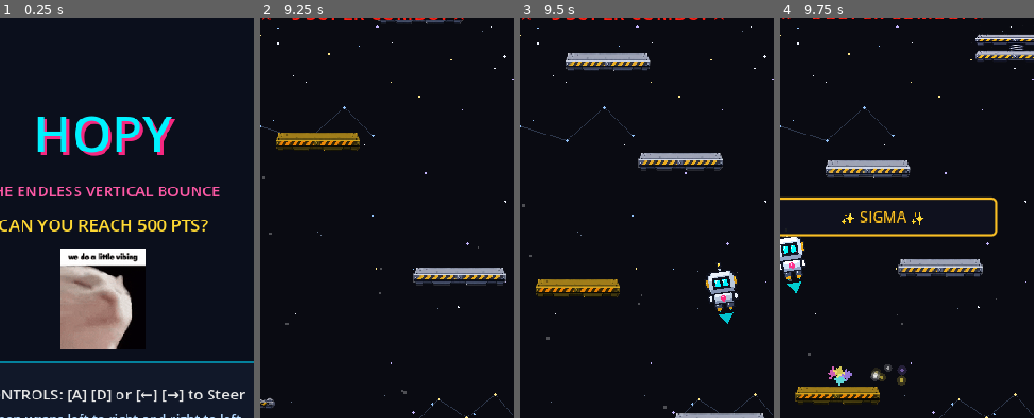
Above: before the commit, frames 1-4 (left to right).
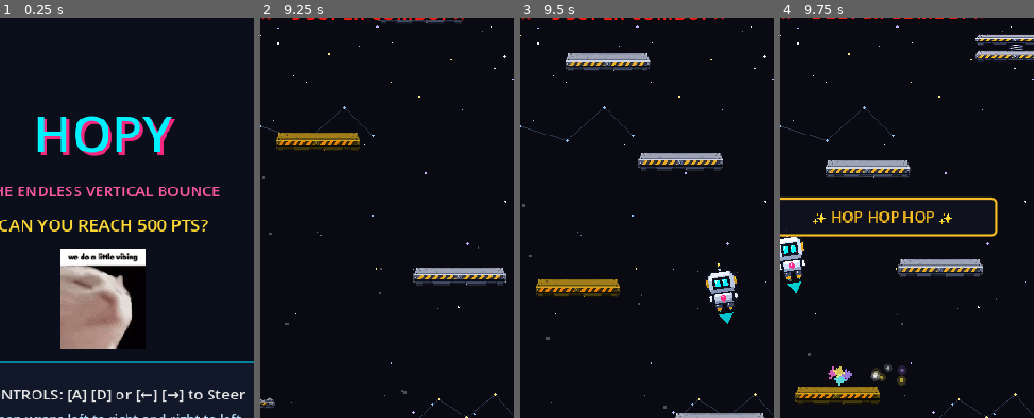
Above: after the commit, the same moments.

Repository: DevireddyNehal/Hopy
Game: Godot game, scene res://scenes/TitleScreen.tscn
Two runs of this game, one before a commit and one after it. Both use one fixed random seed, a clock stepped at 60 frames per second and the inputs below.
Inputs:
- Up to frame 1 (0.25 s): no input
- Up to frame 2 (9.25 s): click "START GAME" at 0.5 s; tap Enter at 1.25, 2.1, 3.6, 5.1, 6.6, 8.1 s; hold Right (ui_right) 1.28-2.03 s; hold Space (start_action) 1.28-2.03 s; hold Left (ui_left) 2.03-2.78 s; hold Space (start_action) 2.78-3.53 s; hold Right (ui_right) 2.78-4.28 s; hold Space (start_action) 4.28-5.03 s; hold Left (ui_left) 4.28-6.53 s; hold Space (start_action) 5.78-6.53 s; hold Right (ui_right) 6.53-8.78 s; hold Space (start_action) 7.28-8.03 s; hold Left (ui_left) from 8.78 s (still down); hold Space (start_action) from 8.78 s (still down)
- Up to frame 3 (9.5 s): keep holding Left (ui_left); keep holding Space (start_action)
- Up to frame 4 (9.75 s): keep holding Left (ui_left); release Space (start_action) at 9.53 s; tap Enter at 9.6 s
The pictures show only the part of the screen within x 30-80%, y 11-61%; the shares and areas given below are measured in that part.

Frames 1-3 are identical in both runs. In frame 4, 0.9% of the frame differs, in the area x 12-68%, y 48-52%.

Commit message:
feat: recurrent random modifiers every 500-gap with rich documentation

Diff:
--- a/data/meme_text.json
+++ b/data/meme_text.json
@@ -1,15 +1,13 @@
 [
-  "no cap",
-  "it's giving",
-  "rizz",
-  "skibidi",
+  "cap",
+  "go touch grass vro",
   "sheesh",
-  "cooked",
-  "based",
+  "your're cooked vro",
+  "really?",
   "sigma",
   "let him cook",
   "gigachad",
-  "ratio",
+  "get ratioed",
   "hop hop hop",
   "main character energy",
   "bro really did that"
--- a/scripts/game_state.gd
+++ b/scripts/game_state.gd
@@ -17,9 +17,54 @@
 
 var reached_500: bool = false
 var reached_1000: bool = false
-const INVERT_CONTROLS_THRESHOLD: int = 700 # Controls invert at 700 score (drunk effect 500 + 200)
-var reached_invert_controls: bool = false
 var is_game_active: bool = false
+
+# ==============================================================================
+# GAMEPLAY MODIFIER PIPELINE & PACING CONSTANTS
+# ==============================================================================
+# The game introduces its signature modifiers in a curated 2-phase sequence:
+#
+# Phase 1 — Curated Introduction (Strict Order):
+#   1. DRUNK_BUFF_THRESHOLD (500 pts):
+#      - 3-second non-intrusive warning countdown at top of HUD.
+#      - When the effect starts, plays the drunk audio quote ("that guy is drunk").
+#      - Activates full-screen liquid wavy nausea shader distortion & camera breathing roll.
+#      - Grants +10% vertical bounce boost with gentle steering sway.
+#      - Lasts for DRUNK_DURATION (8.0 seconds) then smoothly recovers.
+#
+#   2. INVERT_CONTROLS_THRESHOLD (700 pts = Drunk at 500 + 200 gap):
+#      - 3-second social credit siren warning countdown.
+#      - Reverses horizontal steering controls (Left <-> Right).
+#      - Lasts for INVERT_DURATION (5.0 seconds) with live countdown badge, then restores.
+#
+# Phase 2 — Recurrent Endless Modifiers (Dynamic 500-Point Gap):
+#   - After the first two ordered encounters (500 and 700), the game enters the endless loop.
+#   - Every 500-point score gap (1200, 1700, 2200, 2700, 3200...), a modifier is picked
+#     at random between Drunk Buff and Inverted Controls to keep high-score runs unpredictable.
+const DRUNK_BUFF_THRESHOLD: int = 500          # 1st modifier: Drunk Buff at 500 score
+const INVERT_CONTROLS_THRESHOLD: int = 700     # 2nd modifier: Inversion at 700 score (Drunk + 200)
+const RECURRENT_MODIFIER_GAP: int = 500        # Gap between subsequent random modifiers (500 pts)
+const FIRST_RECURRENT_SCORE: int = 1200        # First recurrent trigger: 700 + 500 = 1200
+
+const INVERT_DURATION: float = 5.0             # Duration of reversed controls challenge (seconds)
+const DRUNK_DURATION: float = 8.0              # Duration of drunk buff and screen nausea (seconds)
+
+var reached_drunk: bool = false                # Flag: initial score 500 drunk sequence fired
+var reached_invert_controls: bool = false      # Flag: initial score 700 invert sequence fired
+var next_random_modifier_score: int = FIRST_RECURRENT_SCORE # Score threshold for next random modifier
+
+var is_drunk: bool = false                     # True while drunk nausea & bounce boost are active
+var drunk_warning_active: bool = false         # True during the 3-second pre-drunk warning
+var are_controls_inverted: bool = false        # True while horizontal controls are reversed
+var controls_warning_active: bool = false      # True during the 3-second pre-inversion warning
+
+signal drunk_warning_started()                 # Fired when 3s drunk warning initiates
+signal drunk_activated()                       # Fired when drunk effect begins (plays audio & nausea)
+signal drunk_recovered()                       # Fired when drunk duration ends and recovers
+
+signal controls_inverted_warning_started()     # Fired when 3s inversion warning initiates
+signal controls_inverted()                     # Fired when controls invert for 5s
+signal controls_restored()                     # Fired when controls return to normal
 
 const BEST_SCORE_PATH: String = "user://best.txt"
 
@@ -33,20 +78,6 @@
 ]
 
 signal meme_triggered(meme_text: String)
-signal controls_inverted_warning_started()
-signal controls_inverted()
-signal controls_restored()
-
-const INVERT_DURATION: float = 5.0
-
-const DRUNK_DURATION: float = 8.0
-const DRUNK_BUFF_THRESHOLD: int = 500 # Drunk buff activates at 500 score
-var reached_drunk: bool = false
-var is_drunk: bool = false
-var drunk_warning_active: bool = false
-signal drunk_warning_started()
-signal drunk_activated()
-signal drunk_recovered()
 
 var sfx_bounce: AudioStream
 var sfx_rainbow: AudioStream
@@ -56,8 +87,6 @@
 var sfx_cat_laugh: AudioStream
 var sfx_falling_scream: AudioStream
 var sfx_drunk: AudioStream
-var are_controls_inverted: bool = false
-var controls_warning_active: bool = false
 var meme_list: Array = []
 
 func _ready() -> void:
@@ -314,12 +343,13 @@
 	color_scheme_index = 0
 	reached_500 = false
 	reached_1000 = false
+	reached_drunk = false
 	reached_invert_controls = false
+	next_random_modifier_score = FIRST_RECURRENT_SCORE
+	is_drunk = false
+	drunk_warning_active = false
 	are_controls_inverted = false
 	controls_warning_active = false
-	reached_drunk = false
-	is_drunk = false
-	drunk_warning_active = false
 	is_game_active = true
 	score_changed.emit(score)
 	combo_changed.emit(combo)
@@ -334,7 +364,7 @@
 		score = new_score
 		score_changed.emit(score)
 
-		# Check milestones
+		# --- Milestone Callouts & Fanfare ---
 		if score >= 500 and not reached_500:
 			reached_500 = true
 			milestone_reached.emit(500)
@@ -342,22 +372,54 @@
 			reached_1000 = true
 			milestone_reached.emit(1000)
 
-		# Inverted controls check (temporarily 500 for testing, revert to 1000 later)
+		# ======================================================================
+		# GAMEPLAY MODIFIER PIPELINE (Ordered Intro -> Recurrent 500-pt Loop)
+		# ======================================================================
+		# Phase 1: Fixed Curated Introduction
+		#   1st Modifier: Drunk Buff at 500 points (3s warning -> full-screen nausea + 10% jump)
+		if score >= DRUNK_BUFF_THRESHOLD and not reached_drunk:
+			reached_drunk = true
+			_trigger_drunk_sequence()
+
+		#   2nd Modifier: Inverted Controls at 700 points (Drunk at 500 + 200 gap)
 		if score >= INVERT_CONTROLS_THRESHOLD and not reached_invert_controls:
 			reached_invert_controls = true
 			_trigger_inverted_controls_sequence()
 
-		# Drunk buff check at 750 score (user request: give drunk buff when score is 750 with 3s warning)
-		if score >= DRUNK_BUFF_THRESHOLD and not reached_drunk:
-			reached_drunk = true
-			_trigger_drunk_sequence()
-
-		# Check color scheme transitions (every 250 points)
+		# Phase 2: Recurrent Endless Modifiers (Every 500-point gap after 700)
+		#   Triggers at 1200, 1700, 2200, 2700, 3200...
+		#   Randomly selects between Drunk Buff and Inverted Controls.
+		if reached_invert_controls and score >= next_random_modifier_score:
+			next_random_modifier_score += RECURRENT_MODIFIER_GAP
+			_trigger_random_modifier()
+
+		# --- Biome Background Palette Shifts (Every 250 points) ---
 		var new_scheme = mini(score / 250, COLOR_SCHEMES.size() - 1)
 		if new_scheme != color_scheme_index:
 			color_scheme_index = new_scheme
 			color_scheme_changed.emit(color_scheme_index)
 
+## Triggers a random modifier for endless gameplay progression.
+## Invoked every 500-point gap after the initial curated sequence (1200, 1700, 2200, etc.).
+## Includes guards to prevent clashing overlays if an effect or warning is currently active.
+func _trigger_random_modifier() -> void:
+	if not is_game_active:
+		return
+
+	# Safety check: avoid overlapping modifiers if player is already dealing with one
+	if is_drunk or are_controls_inverted or drunk_warning_active or controls_warning_active:
+		return
+
+	# 50/50 roll between Drunk Buff and Inverted Controls
+	if randf() < 0.5:
+		_trigger_drunk_sequence()
+	else:
+		_trigger_inverted_controls_sequence()
+
+## Initiates the Inverted Controls challenge sequence:
+## 1. 3-second non-intrusive warning with social credit sound and countdown badge.
+## 2. Horizontal steer controls invert (Left <-> Right) for exactly INVERT_DURATION (5.0s).
+## 3. Emits controls_restored() once the challenge completes to return steering to normal.
 func _trigger_inverted_controls_sequence() -> void:
 	controls_warning_active = true
 	play_social_credit()
@@ -369,7 +431,7 @@
 			controls_warning_active = false
 			controls_inverted.emit()
 
-			# User request: inverted controls lasts for 5 seconds, then restores
+			# Challenge lasts for exactly INVERT_DURATION (5.0 seconds), then restores normal steering
 			var restore_timer = get_tree().create_timer(INVERT_DURATION)
 			restore_timer.timeout.connect(func():
 				if is_game_active and are_controls_inverted:
@@ -378,6 +440,12 @@
 			)
 	)
 
+## Initiates the Drunk Buff challenge sequence:
+## 1. 3-second non-intrusive warning with live indicator at the top of the HUD.
+## 2. ONLY when the effect actually activates: plays the drunk audio ("that guy is drunk"),
+##    turns on the full-screen liquid wavy nausea shader and wobbly camera breathing roll,
+##    and applies the +10% vertical bounce boost.
+## 3. Lasts for DRUNK_DURATION (8.0s), after which it recovers cleanly and emits drunk_recovered().
 func _trigger_drunk_sequence() -> void:
 	drunk_warning_active = true
 	drunk_warning_started.emit()
@@ -386,9 +454,11 @@
 		if is_game_active:
 			is_drunk = true
 			drunk_warning_active = false
+			# Audio quote plays ONLY when the drunk effect actually starts (user requirement)
 			play_drunk()
 			drunk_activated.emit()
 
+			# Buff & nausea last for DRUNK_DURATION (8.0 seconds), then recover
 			var drunk_end_timer = get_tree().create_timer(DRUNK_DURATION)
 			drunk_end_timer.timeout.connect(func():
 				if is_game_active and is_drunk:
--- a/tests/test_new_features.gd
+++ b/tests/test_new_features.gd
@@ -190,5 +190,25 @@
 	print("✓ Static handmade background texture node verified in Main")
 	main2.queue_free()
 
+	# Test 12: Recurrent 500-point gap modifiers after initial two (500 Drunk, 700 Inverted)
+	GameState.start_game()
+	GameState.update_score(505) # 1. Initial Drunk Buff at 500
+	GameState.drunk_warning_active = false
+	GameState.is_drunk = false
+	GameState.update_score(705) # 2. Initial Inverted Controls at 700 (500 + 200)
+	GameState.controls_warning_active = false
+	GameState.are_controls_inverted = false
+	assert(GameState.next_random_modifier_score == 1200, "First recurrent modifier must be scheduled at 1200 (700 + 500)")
+
+	var recurrent_event_fired = [false]
+	GameState.drunk_warning_started.connect(func(): recurrent_event_fired[0] = true)
+	GameState.controls_inverted_warning_started.connect(func(): recurrent_event_fired[0] = true)
+
+	# Score 1200 (+500 gap after 700) triggers random modifier
+	GameState.update_score(1205)
+	assert(recurrent_event_fired[0], "Random modifier must fire at 1200 score (500 gap after 700)")
+	assert(GameState.next_random_modifier_score == 1700, "Next recurrent modifier must advance by 500 points to 1700")
+	print("✓ Recurrent random modifiers every 500-point gap (1200 -> 1700) verified")
+
 	print("--- ALL NEW FEATURE TESTS PASSED SUCCESSFULLY! ---\n")
 	get_tree().quit(0)
